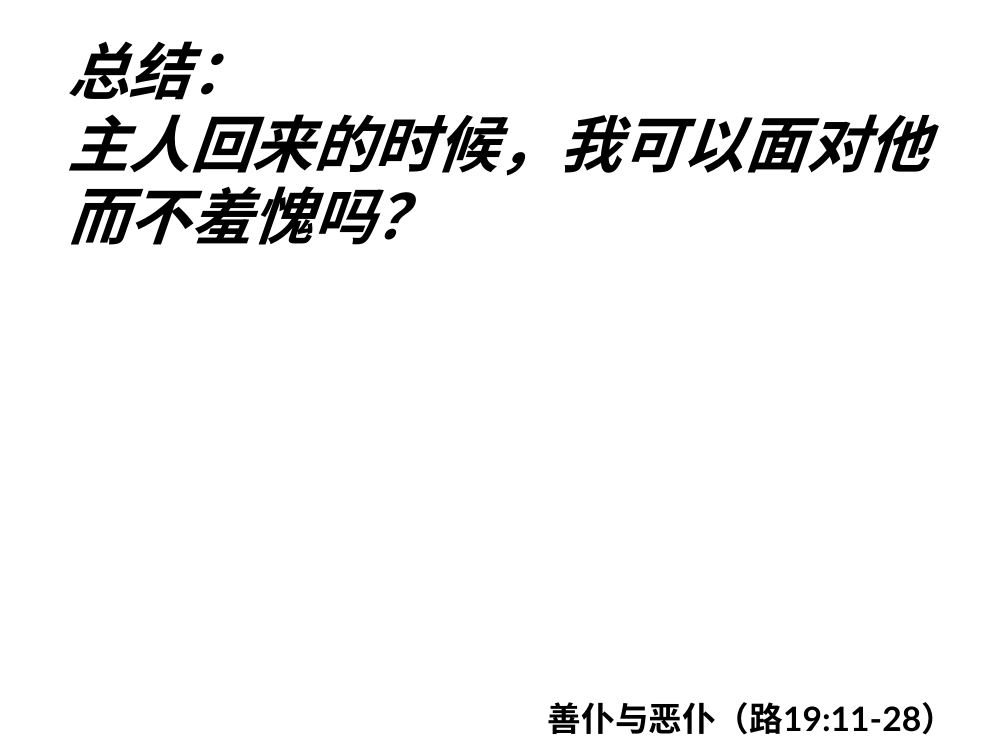
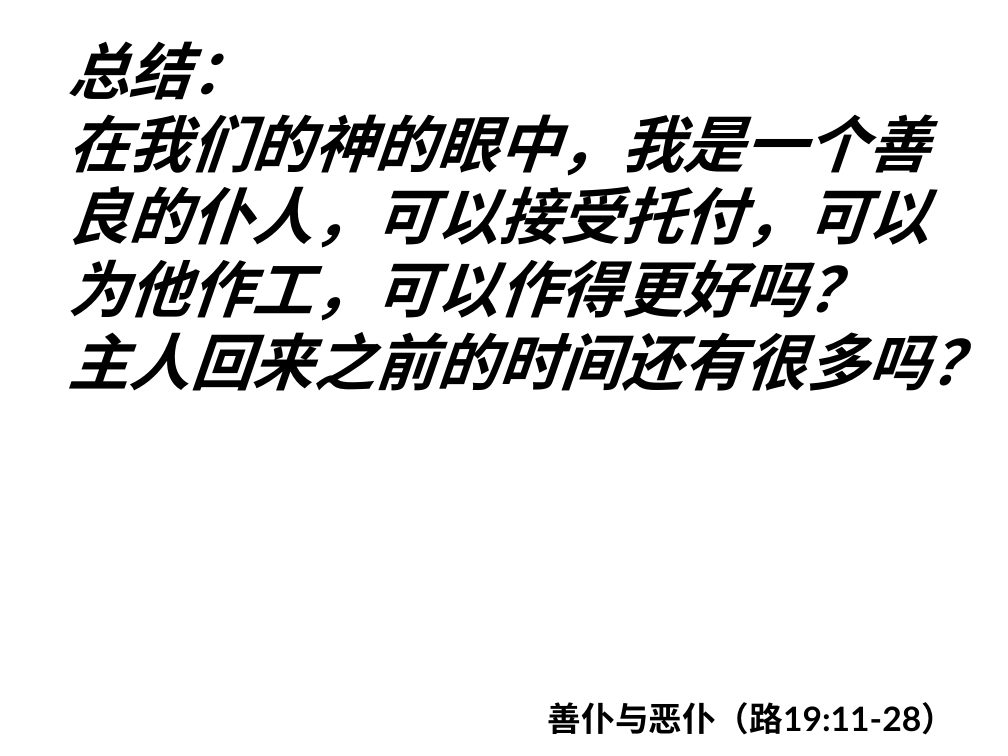
Before and after one commit to jackey-qiu/pyworship, a slide deck: slide 101 of 2023-08-16.pptx (slide 93 before the commit). Drawn at 1008x756 pixels with LibreOffice and Linux fonts; fonts in the diff are those of the drawing. Boxes give left, top, right and bottom in pixels: in the first picture for what was removed or moved away, otherwise in the second. Text is boxed around its words. In the diff, an @@ line names an element or a change of style, - is before the commit and + after.

```diff
--- a/2023-08-16.pptx
+++ b/2023-08-16.pptx
@@ text at <box>67,114,991,391</box>: text changed @@
-主人回来的时候，我可以面对他而不羞愧吗？
+在我们的神的眼中，我是一个善良的仆人，可以接受托付，可以为他作工，可以作得更好吗？
+主人回来之前的时间还有很多吗？
```
Also in this commit, not shown: 4 other slides changed, 9 slides added, 1 other file.
